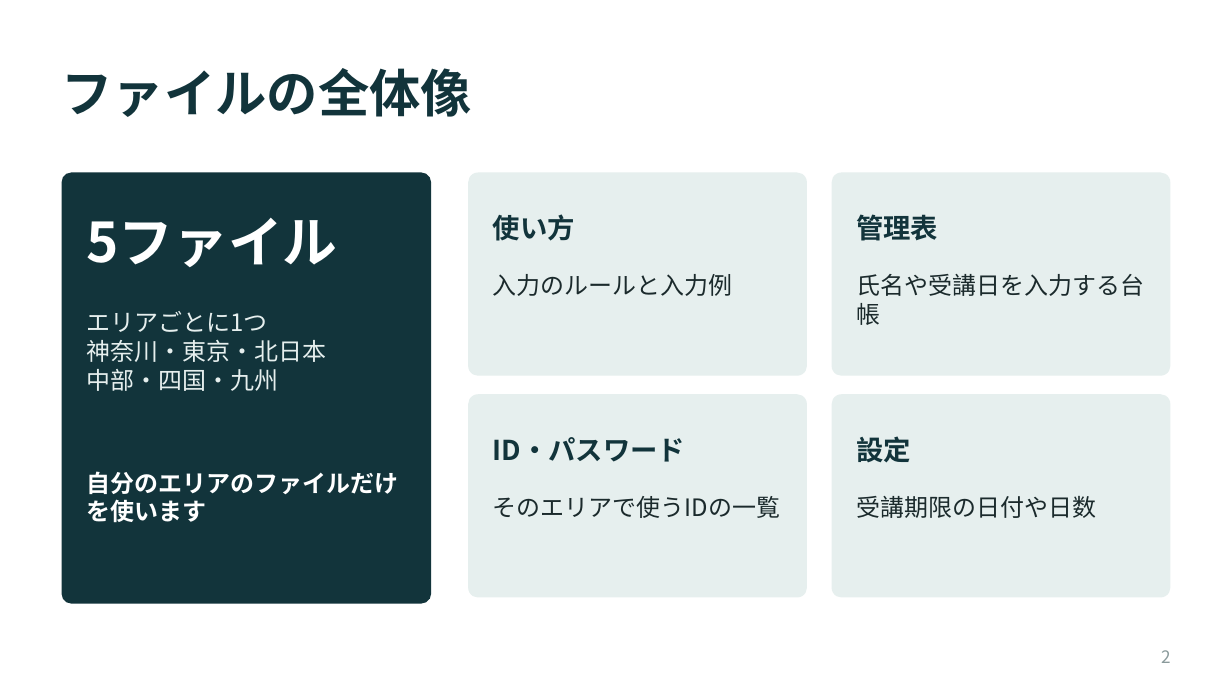
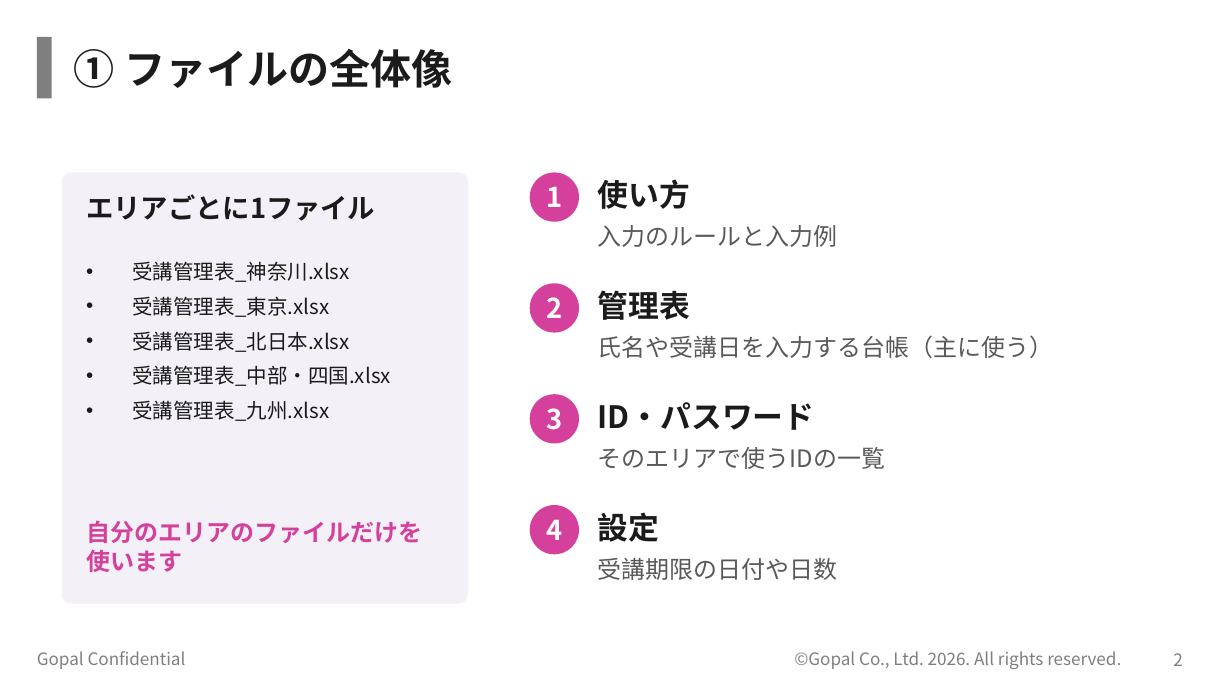
Before and after one commit to kagayugopal-eng/tamu, a slide deck: slide 2 of サプライチェーン基準_管理表の使い方.pptx. Drawn at 1232x693 pixels with LibreOffice and Linux fonts; fonts in the diff are those of the drawing; background and template pictures are left out. Boxes give left, top, right and bottom in pixels: in the first picture for what was removed or moved away, otherwise in the second. Text is boxed around its words. In the diff, an @@ line names an element or a change of style, - is before the commit and + after.

```diff
--- a/サプライチェーン基準_管理表の使い方.pptx
+++ b/サプライチェーン基準_管理表の使い方.pptx
@@ rectangle added at [37,37,52,99], fill #7F7F7F @@
@@ title at [74,49,453,88]: text changed; size 30 to 24 pt; text colour #12343B to #1B1B1B @@
-ファイルの全体像
+① ファイルの全体像
@@ rounded rectangle: place and size @@
-rounded rectangle at [62,172,431,604]
+rounded rectangle at [62,172,468,604]
@@ rounded rectangle at [62,172,468,604]: fill #12343B to #F3F1F7; proportions changed @@
@@ rounded rectangle removed at [468,172,807,376] @@
@@ ellipse added at [530,172,579,222], fill #D5409D, 16 pt, text #FFFFFF, bold @@
+1
@@ text "使い方": place and size @@
-text "使い方" at [493,214,575,241]
+text "使い方" at [598,179,690,209]
@@ rounded rectangle removed at [832,172,1170,376] @@
@@ text at [86,194,375,221]: text changed; size 32 to 16 pt; text colour #FFFFFF to #1B1B1B @@
-5ファイル
+エリアごとに1ファイル
@@ text "エリアごとに1ファイル" at [86,194,375,221]: vertical alignment middle to top @@
@@ text "入力のルールと入力例": place and size @@
-text "入力のルールと入力例" at [493,274,733,296]
+text "入力のルールと入力例" at [598,225,838,247]
@@ text at [132,261,390,421]: text changed; size 14 to 12 pt; text colour #E6EFEE to #1B1B1B @@
-エリアごとに1つ
-神奈川・東京・北日本
-中部・四国・九州
+• 受講管理表_神奈川.xlsx
+• 受講管理表_東京.xlsx
+• 受講管理表_北日本.xlsx
+• 受講管理表_中部・四国.xlsx
+• 受講管理表_九州.xlsx
@@ ellipse added at [530,283,579,333], fill #D5409D, 16 pt, text #FFFFFF, bold @@
+2
@@ text "管理表": place and size @@
-text "管理表" at [856,214,938,241]
+text "管理表" at [598,290,690,320]
@@ text at [598,335,1054,358]: text changed; text colour #1B2A2C to #595959 @@
-氏名や受講日を入力する台帳
+氏名や受講日を入力する台帳（主に使う）
@@ rounded rectangle removed at [468,394,807,598] @@
@@ ellipse added at [530,394,579,444], fill #D5409D, 16 pt, text #FFFFFF, bold @@
+3
@@ text "ID・パスワード": place and size @@
-text "ID・パスワード" at [493,437,685,462]
+text "ID・パスワード" at [598,402,815,430]
@@ rounded rectangle removed at [832,394,1170,598] @@
@@ text "そのエリアで使うIDの一覧": place and size @@
-text "そのエリアで使うIDの一覧" at [493,496,781,518]
+text "そのエリアで使うIDの一覧" at [598,447,886,469]
@@ ellipse added at [530,505,579,554], fill #D5409D, 16 pt, text #FFFFFF, bold @@
+4
@@ size 16 to 18 pt, text colour #12343B to #1B1B1B in 4 elements at [598,179,690,209], [598,402,815,430], [598,290,690,320], [598,512,660,542] @@
@@ text "設定": place and size @@
-text "設定" at [856,436,911,463]
+text "設定" at [598,512,660,542]
@@ text "自分のエリアのファイルだけを使います": place and size @@
-text "自分のエリアのファイルだけを使います" at [86,471,398,523]
+text "自分のエリアのファイルだけを使います" at [86,520,422,572]
@@ text "自分のエリアのファイルだけを使います" at [86,520,422,572]: text colour #FFFFFF to #D5409D @@
@@ text colour #1B2A2C to #595959 in 3 elements at [598,447,886,469], [598,225,838,247], [598,558,838,580] @@
@@ text "受講期限の日付や日数": place and size @@
-text "受講期限の日付や日数" at [856,496,1096,518]
+text "受講期限の日付や日数" at [598,558,838,580]
@@ text added at [37,651,186,669], 10 pt, text #7F7F7F @@
+Gopal Confidential
@@ text added at [794,651,1121,669], 10 pt, text #7F7F7F @@
+©Gopal Co., Ltd. 2026. All rights reserved.
@@ page number: place and size @@
-page number at [1161,650,1171,663]
+page number at [1173,653,1183,666]
@@ page number at [1173,653,1183,666]: text colour #8A9A9B to #7F7F7F @@
```
Also in this commit, not shown: 5 other slides changed, 3 slides added, 5 slides removed.
